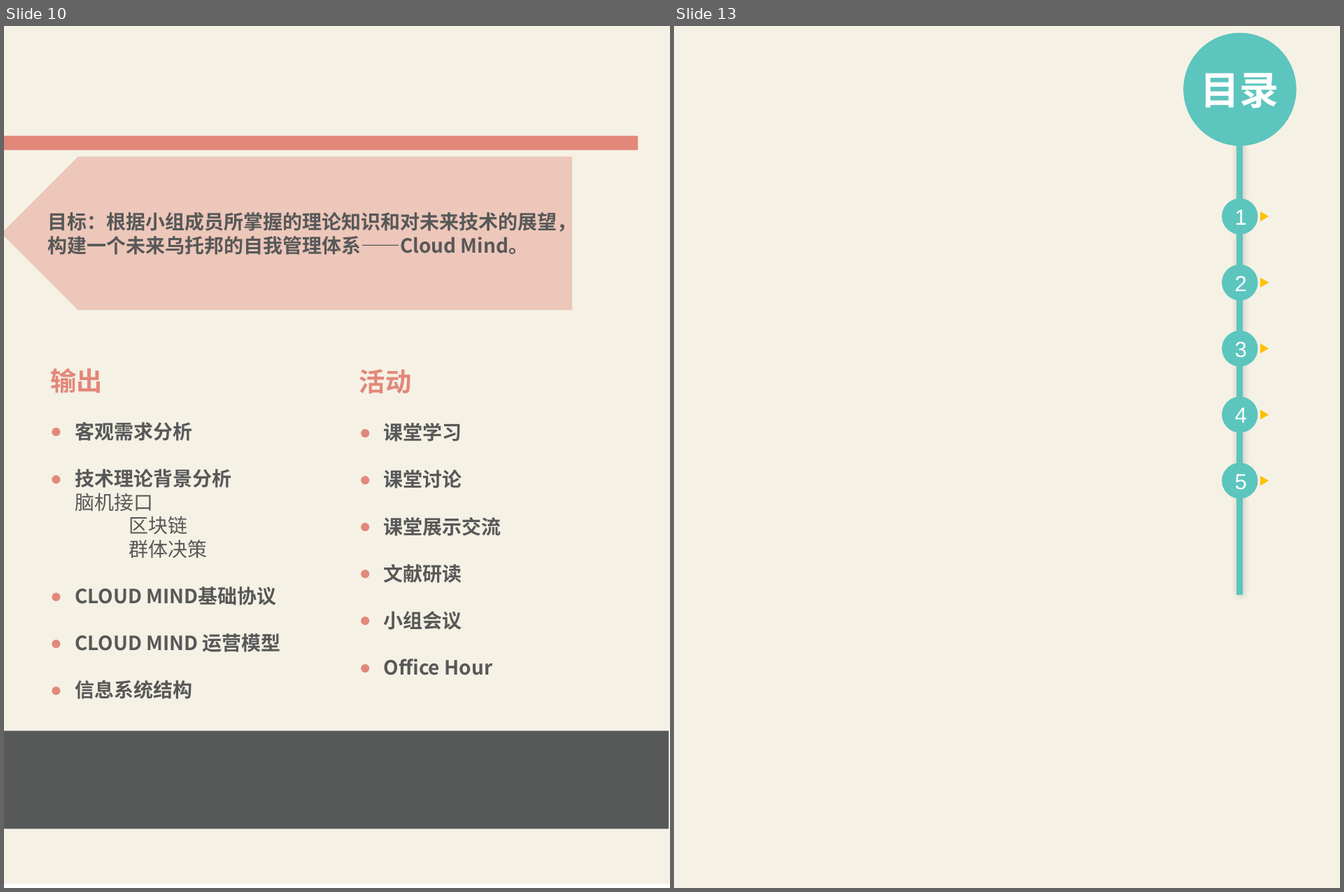
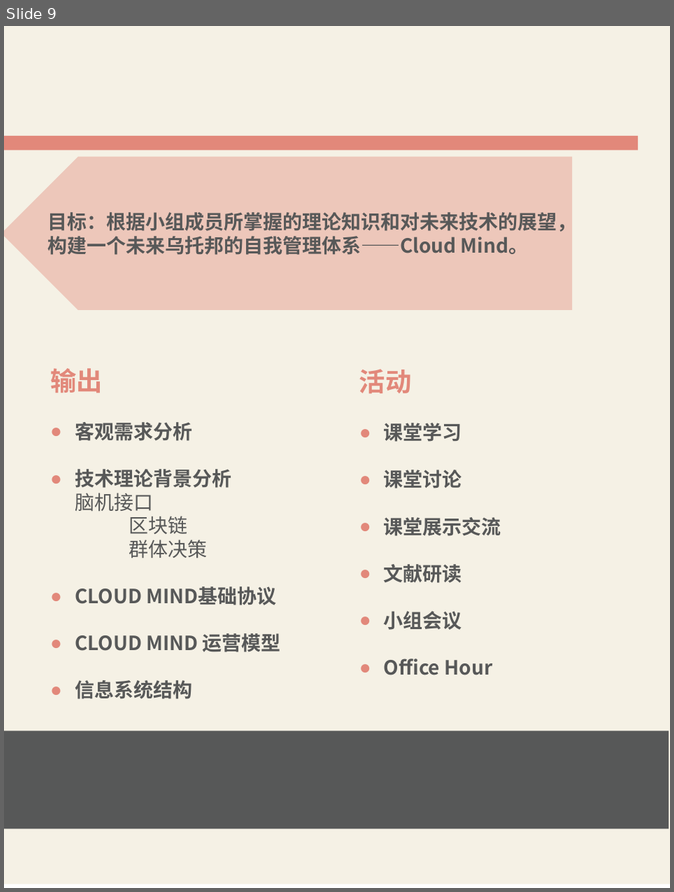
Before and after one commit to XLP-Based-Courses/-, a slide deck: 学习报告文本/学习报告模板.pptx. Shown side by side, each under a label of ours: slides 10 and 13 before the commit, slide 9 after it; the slides between them are not shown. The pictures are 1344x892 and 674x892 pixels, drawn with LibreOffice and Linux fonts; fonts in the diff are those of the drawing. Boxes give left, top, right and bottom in pixels: in the first picture for what was removed or moved away, otherwise in the second. Text is boxed around its words. In the diff, an @@ line names an element or a change of style, - is before the commit and + after.

```diff
--- a/学习报告文本/学习报告模板.pptx
+++ b/学习报告文本/学习报告模板.pptx
@@ slide 13 removed at (x1=674, y1=26, x2=1340, y2=888), background #FFFFFF @@
@@ rectangle removed at (x1=674, y1=27, x2=1340, y2=888) @@
@@ rectangle removed at (x1=674, y1=26, x2=1340, y2=884) @@
@@ ellipse removed at (x1=1184, y1=33, x2=1296, y2=146) @@
-目录
@@ freeform shape removed at (x1=1237, y1=89, x2=1243, y2=595) @@
@@ ellipse removed at (x1=1222, y1=198, x2=1258, y2=235) @@
-1
@@ triangle removed at (x1=1260, y1=212, x2=1269, y2=221) @@
@@ ellipse removed at (x1=1222, y1=264, x2=1258, y2=300) @@
-2
@@ triangle removed at (x1=1260, y1=278, x2=1269, y2=288) @@
@@ ellipse removed at (x1=1222, y1=331, x2=1258, y2=367) @@
-3
@@ triangle removed at (x1=1260, y1=344, x2=1269, y2=354) @@
@@ ellipse removed at (x1=1222, y1=397, x2=1258, y2=433) @@
-4
@@ triangle removed at (x1=1260, y1=410, x2=1269, y2=420) @@
@@ ellipse removed at (x1=1222, y1=463, x2=1258, y2=498) @@
-5
@@ triangle removed at (x1=1260, y1=476, x2=1269, y2=486) @@
@@ what was slide 10 is now slide 9 @@
```
Also in this commit, not shown: 2 slides changed, 5 slides added, 2 other slides removed.
